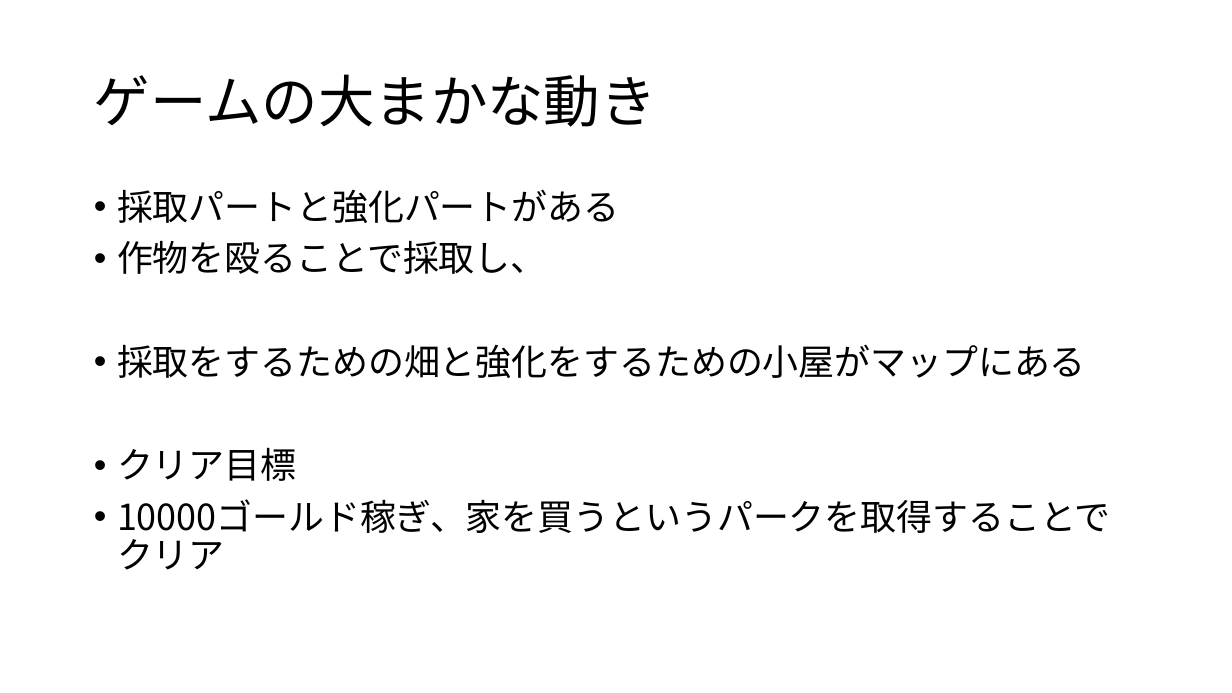
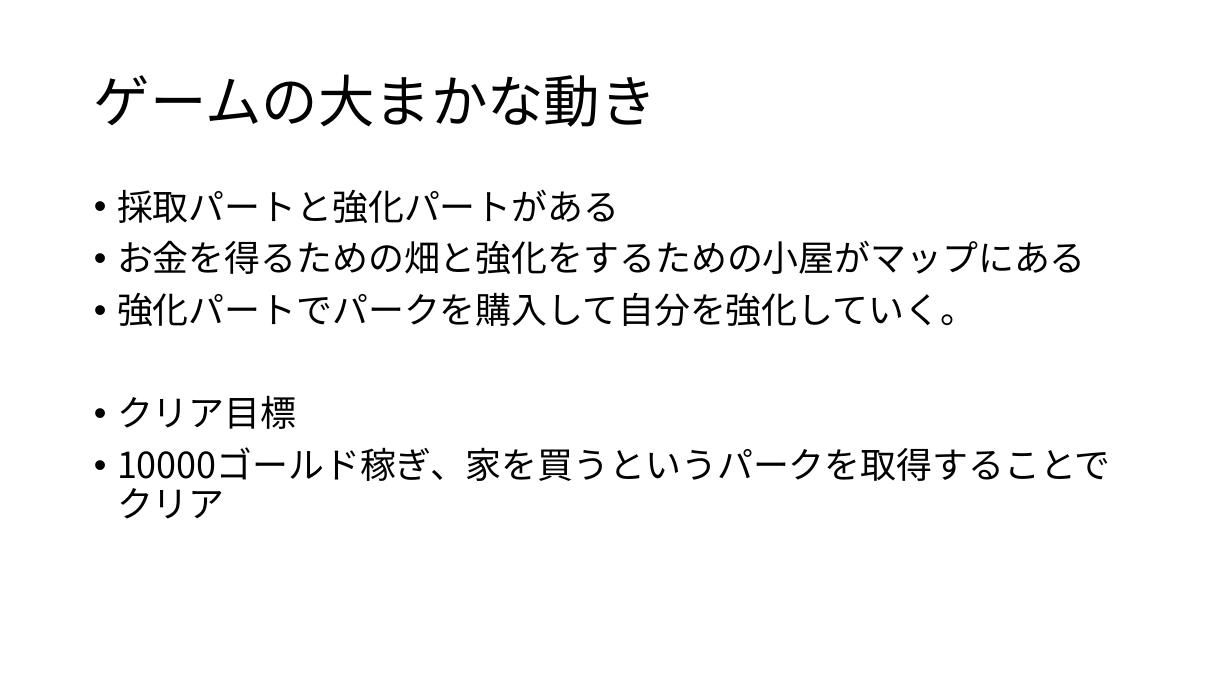
Before and after one commit to KawanoTakumi/FarmLife, a slide deck: slide 3 of FarmLife_企画.pptx. Drawn at 1232x693 pixels with LibreOffice and Linux fonts; fonts in the diff are those of the drawing. Boxes give left, top, right and bottom in pixels: in the first picture for what was removed or moved away, otherwise in the second. Text is boxed around its words. In the diff, an @@ line names an element or a change of style, - is before the commit and + after.

```diff
--- a/FarmLife_企画.pptx
+++ b/FarmLife_企画.pptx
@@ text at (117, 240, 1086, 326): text changed @@
-• 作物を殴ることで採取し、
-• 採取をするための畑と強化をするための小屋がマップにある
+• お金を得るための畑と強化をするための小屋がマップにある
+• 強化パートでパークを購入して自分を強化していく。
```
Also in this commit, not shown: 1 other slide changed.
